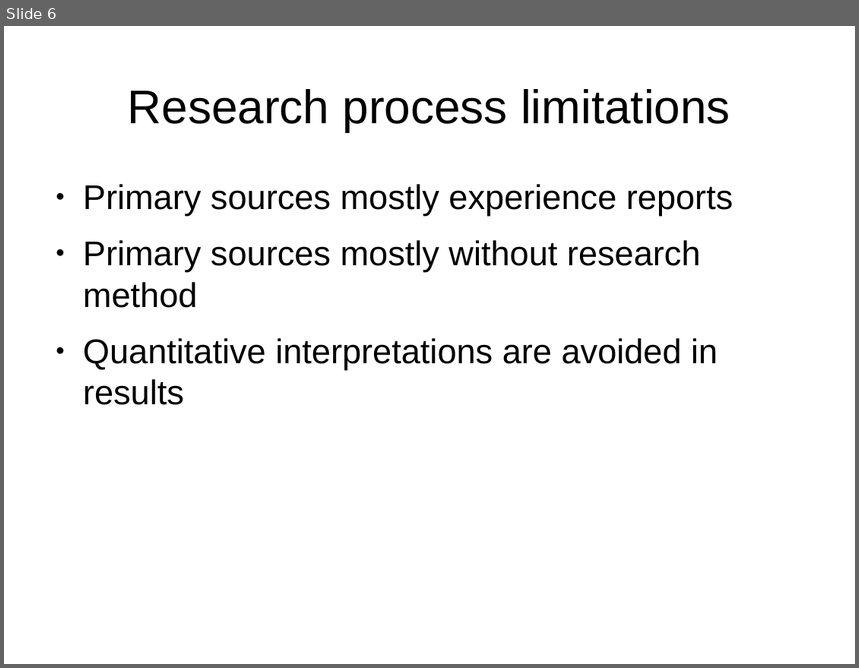
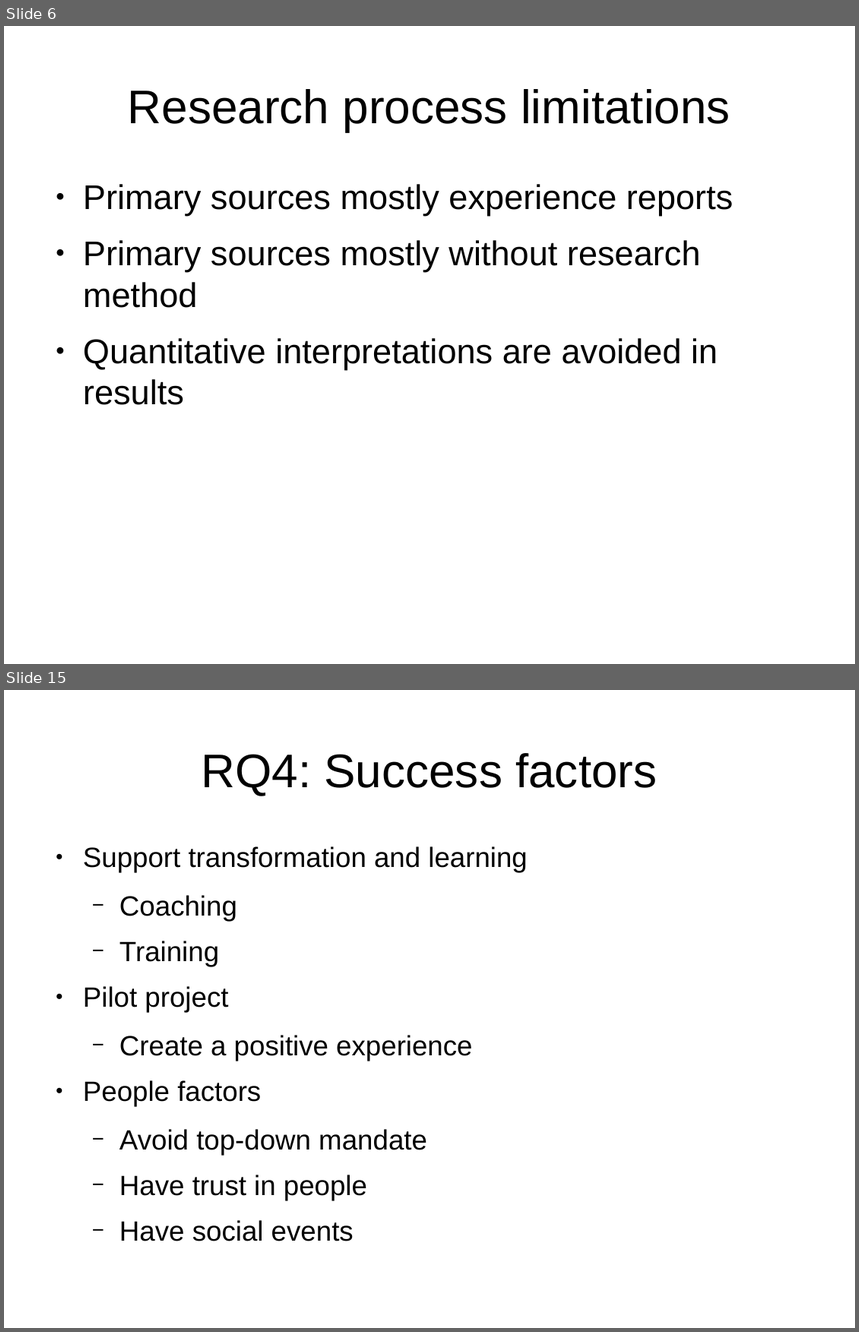
Before and after one commit to coumbole/aalto_agiletransformation, a slide deck: Presentation.odp. Shown one above the other, each under a label of ours: slide 6 before the commit, slides 6 and 15 after it; the slides between them are not shown. The pictures are 859x668 and 859x1332 pixels, drawn with LibreOffice and Linux fonts; fonts in the diff are those of the drawing. Boxes give left, top, right and bottom in pixels: in the first picture for what was removed or moved away, otherwise in the second. Text is boxed around its words. In the diff, an @@ line names an element or a change of style, - is before the commit and + after.

```diff
--- a/Presentation.odp
+++ b/Presentation.odp
@@ slide 15 added at bbox=[4, 690, 855, 1328], background #FFFFFF @@
@@ title added at bbox=[201, 753, 657, 796], 44 pt, text #000000 @@
+RQ4: Success factors
@@ text added at bbox=[83, 847, 527, 1242], 26 pt, text #000000 @@
+● Support transformation and learning
+  − Coaching
+  − Training
+● Pilot project
+  − Create a positive experience
+● People factors
+  − Avoid top-down mandate
+  − Have trust in people
+  − Have social events
```
Also in this commit, not shown: 4 slides changed, 5 other slides added.
